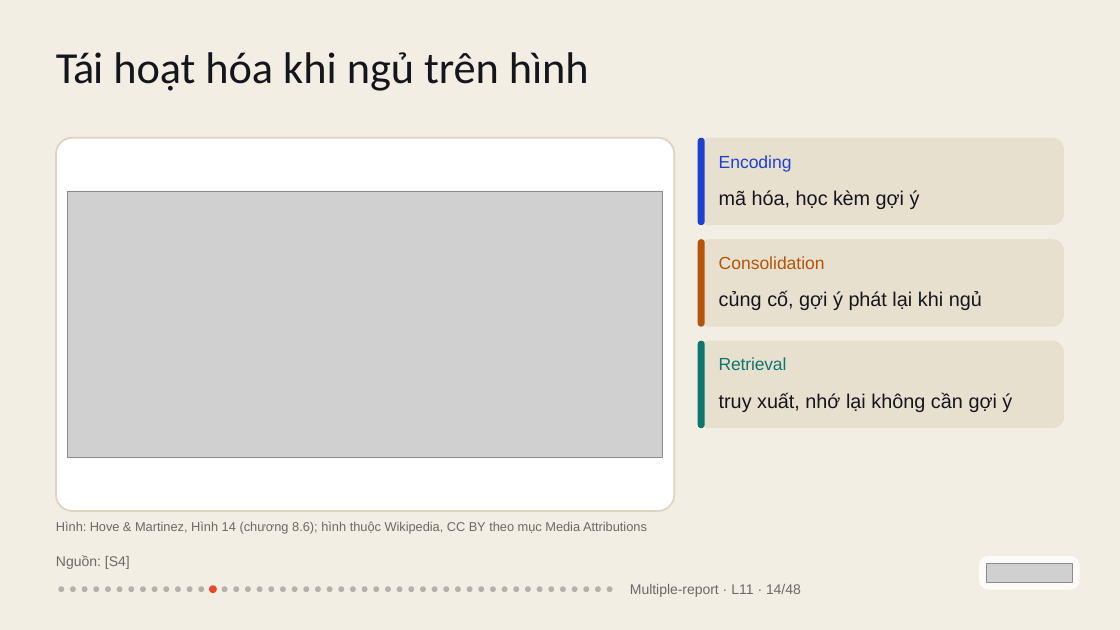
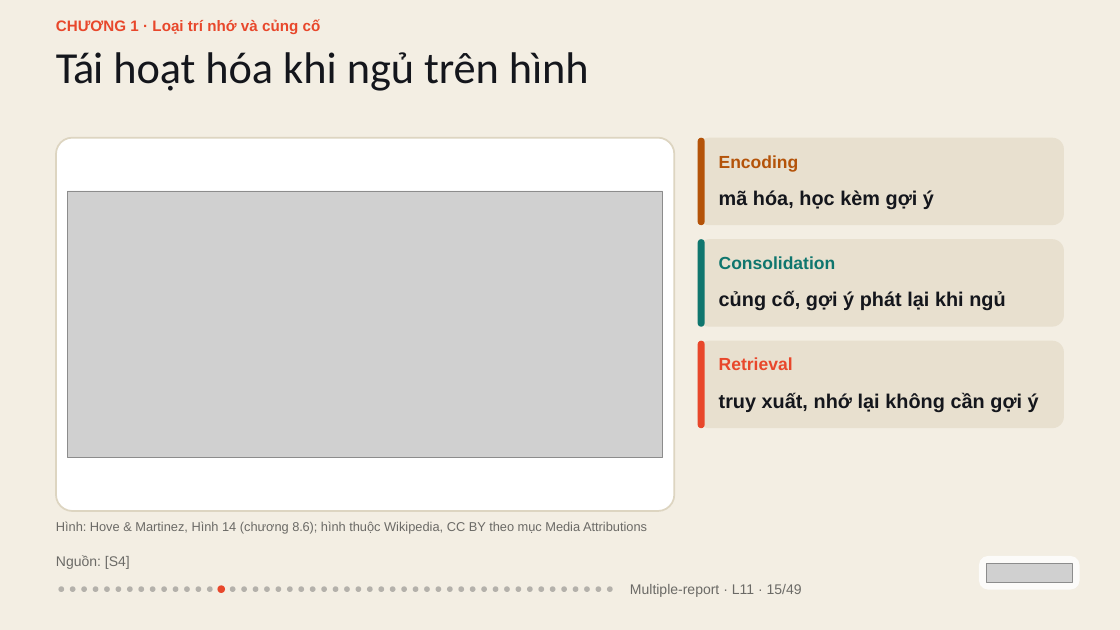
Before and after one commit to vohoailinh90/Multiple-report, a slide deck: slide 15 of lessons/L11/L11.pptx (slide 14 before the commit). Drawn at 1120x630 pixels with LibreOffice and Linux fonts; fonts in the diff are those of the drawing; grey boxes stand for pictures. Boxes give left, top, right and bottom in pixels: in the first picture for what was removed or moved away, otherwise in the second. Text is boxed around its words. In the diff, an @@ line names an element or a change of style, - is before the commit and + after.

```diff
--- a/lessons/L11/L11.pptx
+++ b/lessons/L11/L11.pptx
@@ text added at [56,19,321,34], 19.5 pt, text #E8472B, bold @@
+CHƯƠNG 1 · Loại trí nhớ và củng cố
@@ rounded rectangle at [698,138,704,225]: fill #1F3FD1 to #B45309 @@
@@ text "Encoding" at [719,155,799,172]: text colour #1F3FD1 to #B45309, letter spacing -0.1 to 0 pt, bold on @@
@@ text "mã hóa, học kèm gợi ..." at [719,190,934,209]: letter spacing -0.1 to 0 pt in "mã hóa,"; letter spacing -0.3 to 0 pt in "kèm"; bold on @@
@@ rounded rectangle at [698,239,704,326]: fill #B45309 to #0F766E @@
@@ text "Consolidation" at [719,256,836,269]: text colour #B45309 to #0F766E, bold on @@
@@ text "củng cố, gợi ý phát ..." at [719,291,1005,310]: letter spacing -0.1 to 0 pt in "phát"; bold on @@
@@ rounded rectangle at [698,340,704,428]: fill #0F766E to #E8472B @@
@@ text "Retrieval" at [719,357,793,370]: text colour #0F766E to #E8472B, letter spacing -0.2 to 0 pt, bold on @@
@@ text "truy xuất, nhớ lại không ..." at [719,392,1039,412]: letter spacing -0.1 to 0 pt in "xuất,"; bold on @@
@@ text "Hình: Hove & Martinez, Hình ..." at [56,521,647,534]: letter spacing -0.1 to 0 pt in "Hove"; letter spacing 0 to -0.1 pt in "8.6);"; letter spacing -0.2 to 0 pt in "BY" @@
@@ ellipse: place and size @@
-ellipse at [222,586,227,592]
+ellipse at [207,586,213,592]
@@ ellipse: place and size @@
-ellipse at [209,585,217,593]
+ellipse at [217,585,225,593]
@@ 10 ellipses: place and size @@
-10 ellipses at [234,586,344,592]
+10 ellipses at [230,586,338,592]
@@ ellipse added at [344,586,349,592], fill #14161C at 28% opacity @@
@@ 10 ellipses: place and size @@
-10 ellipses at [350,586,472,592]
+10 ellipses at [356,586,475,592]
@@ text at [630,584,802,597]: text changed @@
-Multiple-report · L11 · 14/48
+Multiple-report · L11 · 15/49
```
Also in this commit, not shown: 47 other slides changed, 1 slide added, 1 other file.
